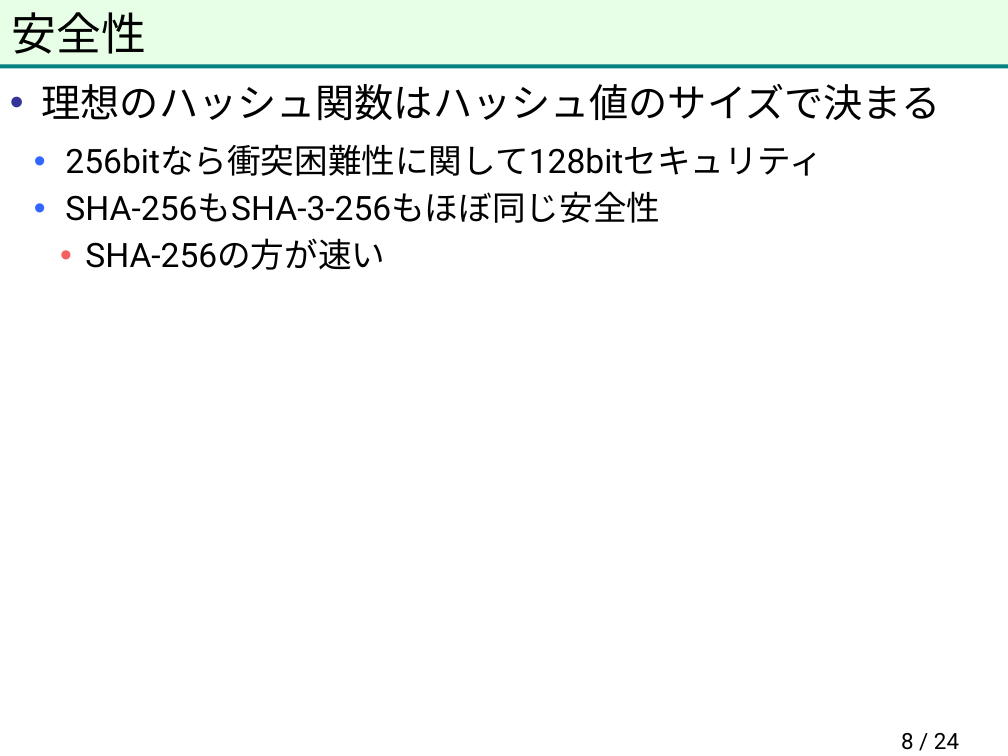
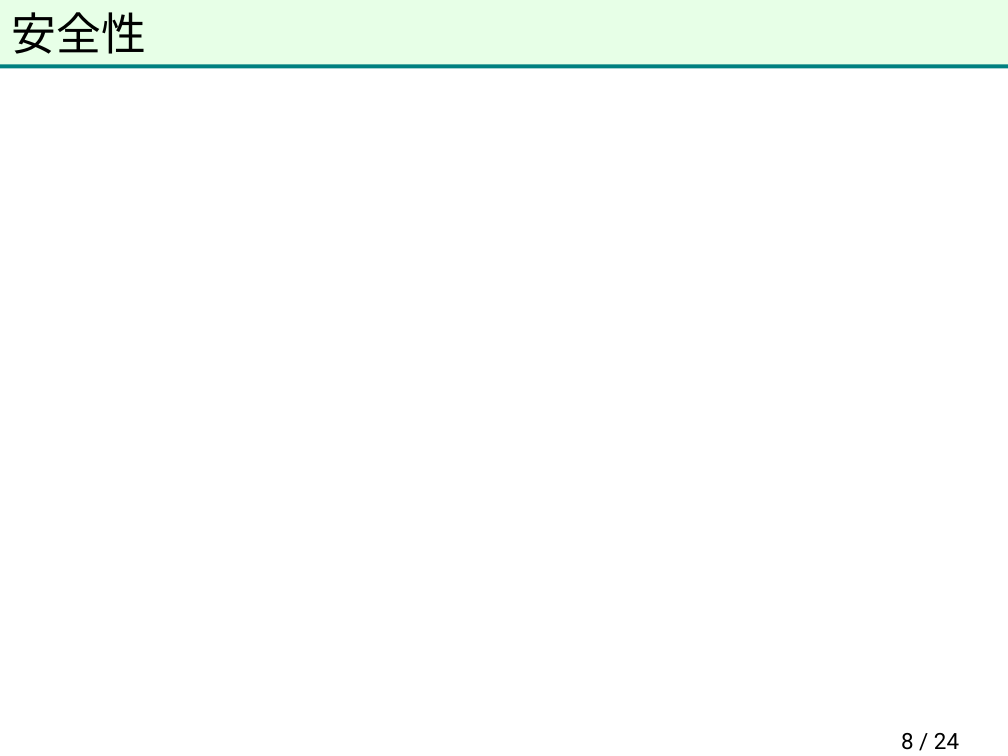
Before and after one commit to herumi/anninbon, a slide deck: slide 8 of lec/anninbon7.pptx. Drawn at 1008x756 pixels with LibreOffice and Linux fonts; fonts in the diff are those of the drawing; background and template pictures are left out. Boxes give left, top, right and bottom in pixels: in the first picture for what was removed or moved away, otherwise in the second. Text is boxed around its words. In the diff, an @@ line names an element or a change of style, - is before the commit and + after.

Commit message:
update pdf

```diff
--- a/lec/anninbon7.pptx
+++ b/lec/anninbon7.pptx
@@ text removed at box(42, 84, 941, 270) @@
-• 理想のハッシュ関数はハッシュ値のサイズで決まる
-  • 256bitなら衝突困難性に関して128bitセキュリティ
-  • SHA-256もSHA-3-256もほぼ同じ安全性
-    • SHA-256の方が速い
```
